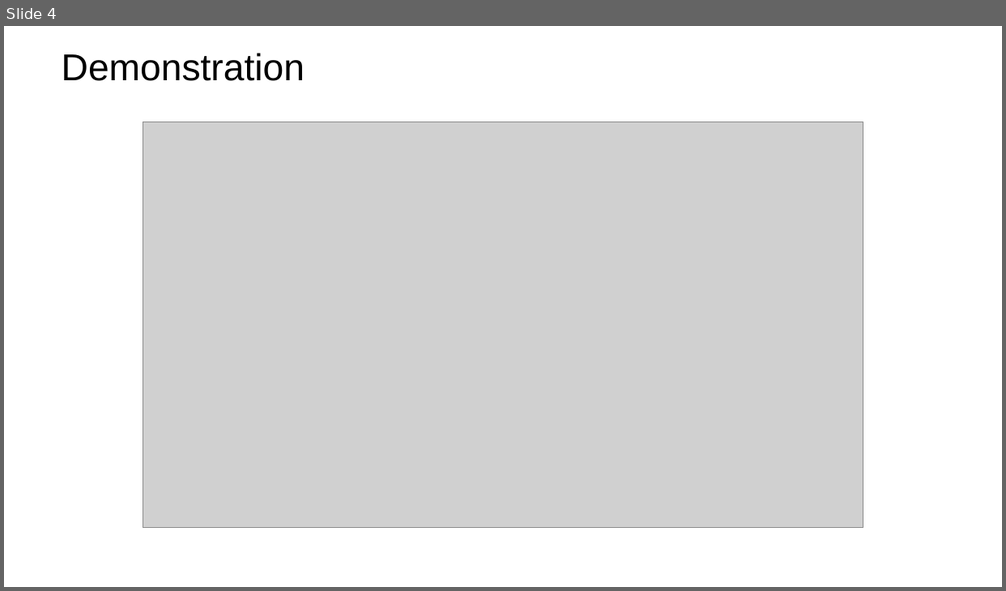
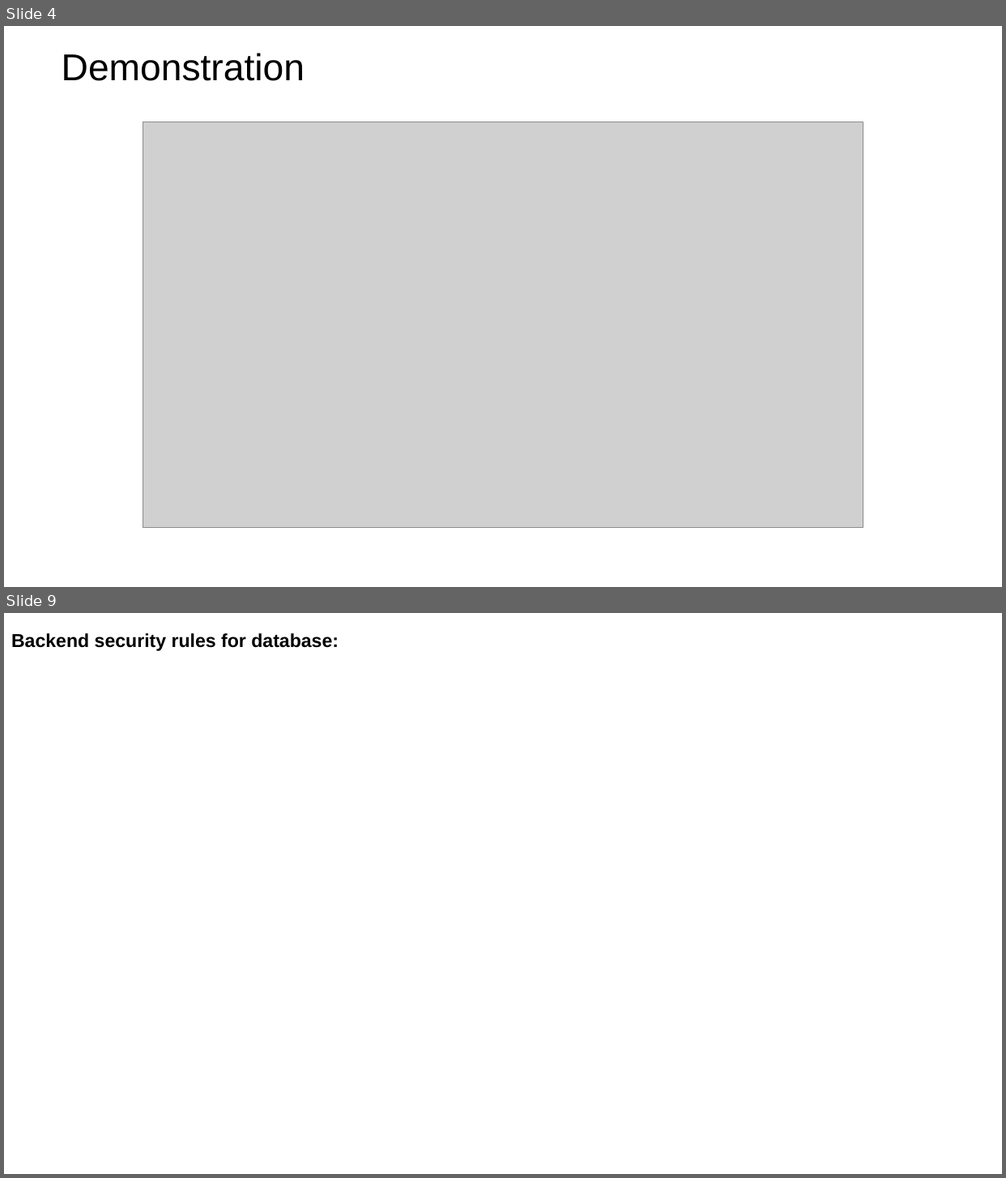
Before and after one commit to Kukupie123/sosial, a slide deck: Project/Summer Internship Project.pptx. Shown one above the other, each under a label of ours: slide 4 before the commit, slides 4 and 9 after it; the slides between them are not shown. The pictures are 1006x591 and 1006x1178 pixels, drawn with LibreOffice and Linux fonts; fonts in the diff are those of the drawing; grey boxes stand for pictures; background and template pictures are left out. Boxes give left, top, right and bottom in pixels: in the first picture for what was removed or moved away, otherwise in the second. Text is boxed around its words. In the diff, an @@ line names an element or a change of style, - is before the commit and + after.

```diff
--- a/Project/Summer Internship Project.pptx
+++ b/Project/Summer Internship Project.pptx
@@ slide 9 added at (4,613,1002,1174), background picture (left out) @@
@@ text added at (11,633,339,651), 18 pt, text #000000, bold @@
+Backend security rules for database:
```
Also in this commit, not shown: 5 slides changed, 5 other slides added, 9 other files.
